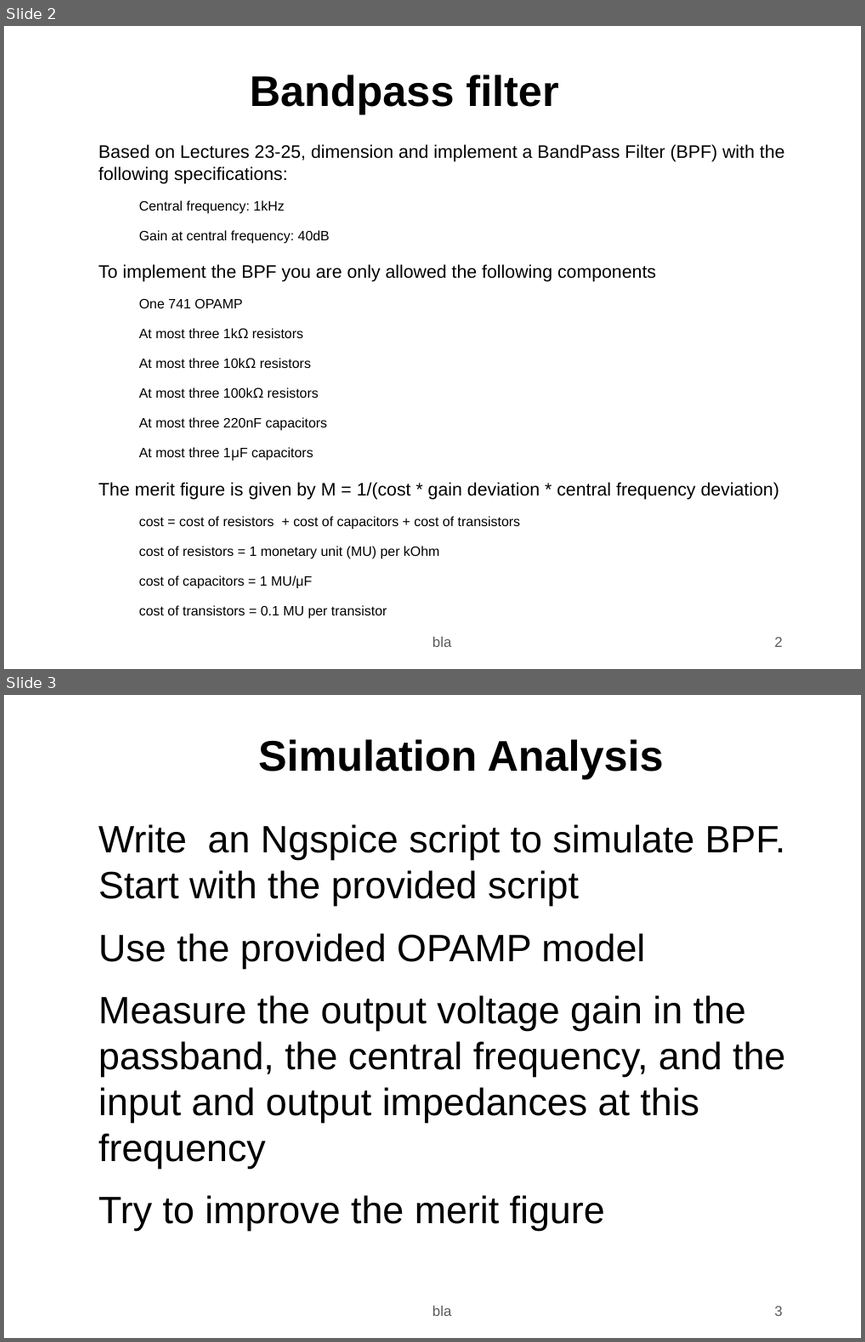
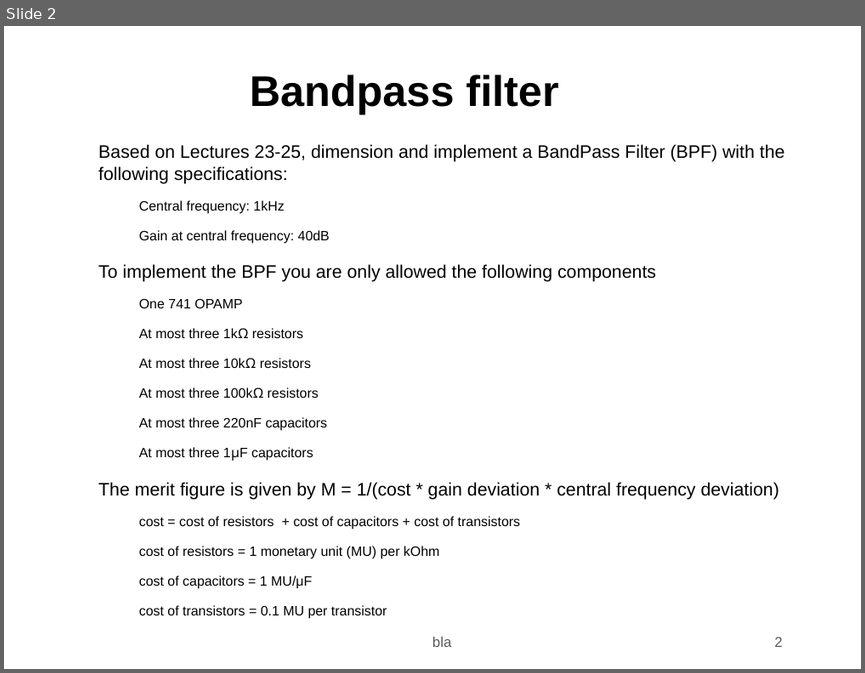
Before and after one commit to joseAf28/ist-tcfe, a slide deck: t5/t5.odp. Shown one above the other, each under a label of ours: slides 2 and 3 before the commit, slide 2 after it. The pictures are 865x1342 and 865x673 pixels, drawn with LibreOffice and Linux fonts; fonts in the diff are those of the drawing; background and template pictures are left out. Boxes give left, top, right and bottom in pixels: in the first picture for what was removed or moved away, otherwise in the second. Text is boxed around its words. In the diff, an @@ line names an element or a change of style, - is before the commit and + after.

```diff
--- a/t5/t5.odp
+++ b/t5/t5.odp
@@ slide 3 removed at [4,695,861,1338], background picture (left out) @@
@@ title removed at [258,739,664,779] @@
-Simulation Analysis
@@ text removed at [98,824,786,1231] @@
-● Write an Ngspice script to simulate BPF. Start with the provided script
-● Use the provided OPAMP model
-● Measure the output voltage gain in the passband, the central frequency, and the input and output impedances at this frequency
-● Try to improve the merit figure
@@ text removed at [432,1305,451,1315] @@
-bla
@@ page number removed at [774,1305,782,1315] @@
-3
```
Also in this commit, not shown: 1 slide changed, 2 slides added, 1 other slide removed, 1 other file.
